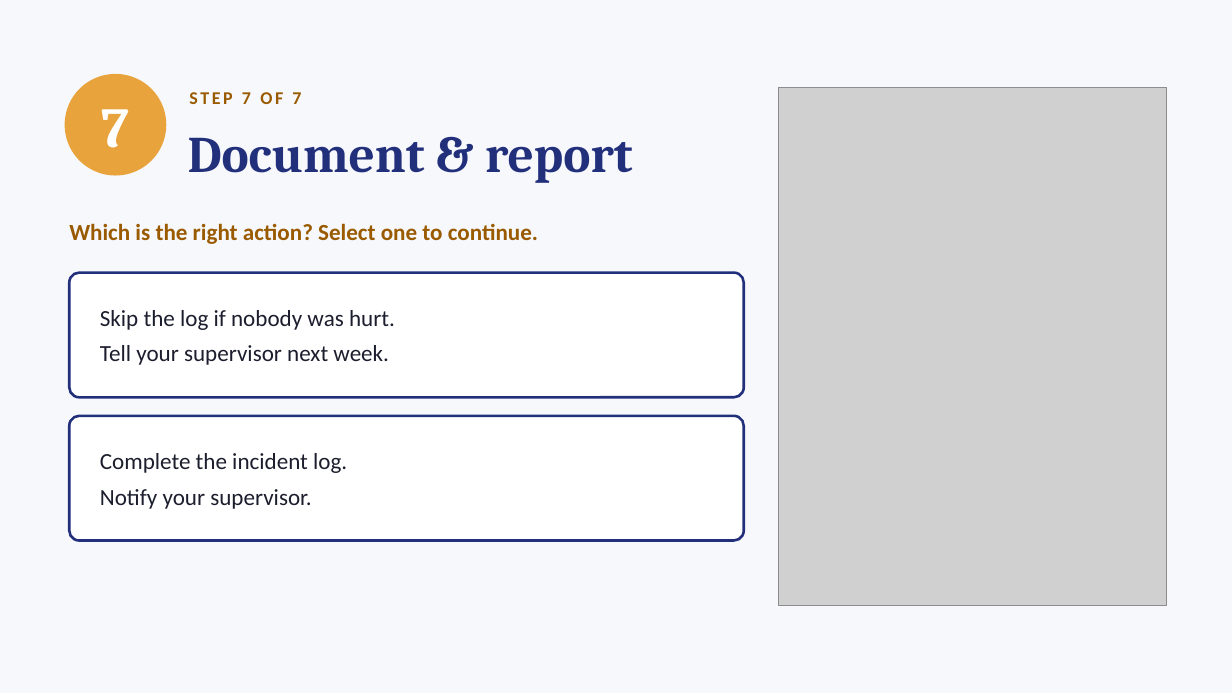
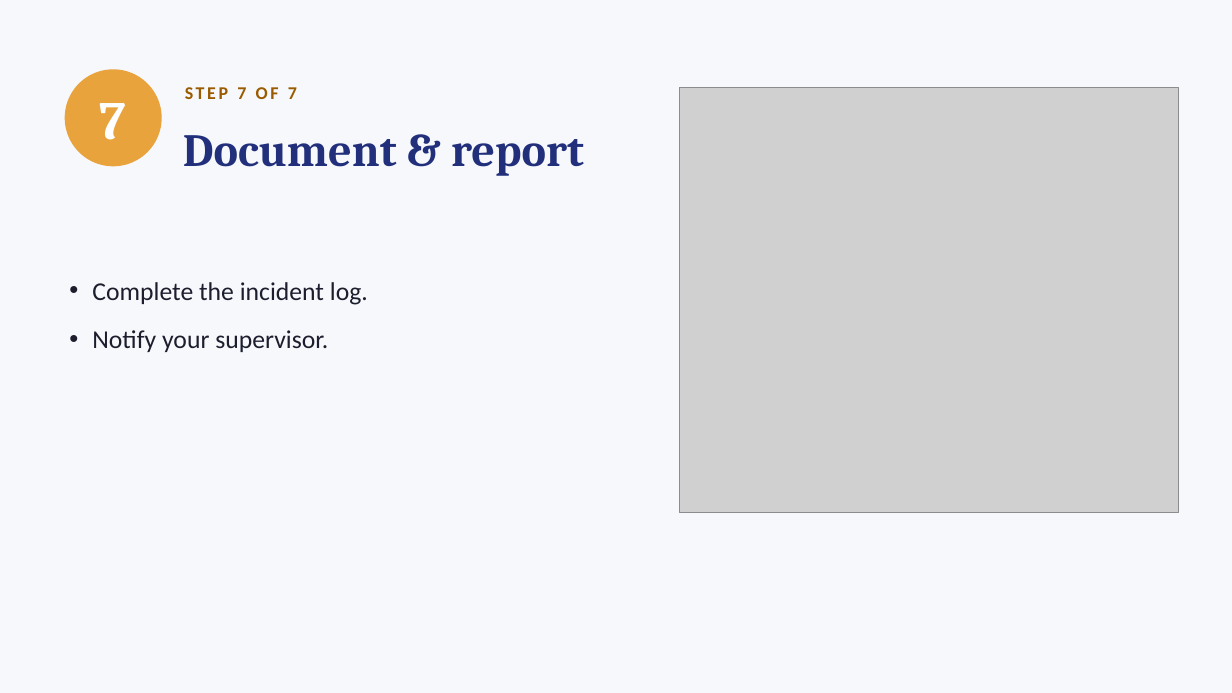
Before and after one commit to ProfeAnaEslavaEdTech/eLearningportfolio, a slide deck: slide 8 of assets/Spill-7-Steps-video.pptx. Drawn at 1232x693 pixels with LibreOffice and Linux fonts; fonts in the diff are those of the drawing; grey boxes stand for pictures. Boxes give left, top, right and bottom in pixels: in the first picture for what was removed or moved away, otherwise in the second. Text is boxed around its words. In the diff, an @@ line names an element or a change of style, - is before the commit and + after.

```diff
--- a/assets/Spill-7-Steps-video.pptx
+++ b/assets/Spill-7-Steps-video.pptx
@@ text "7" at (x1=100, y1=103, x2=127, y2=140): size 44 to 42 pt @@
@@ ellipse resized from (x1=65, y1=74, x2=166, y2=176) to (x1=65, y1=69, x2=162, y2=166) @@
@@ text "STEP 7 OF 7" moved from (x1=189, y1=92, x2=301, y2=104) to (x1=185, y1=87, x2=297, y2=99) @@
@@ picture resized from (x1=779, y1=88, x2=1167, y2=605) to (x1=679, y1=88, x2=1178, y2=513) @@
@@ text "Document & report" at (x1=183, y1=135, x2=584, y2=176): size 40 to 36 pt @@
@@ text "Complete the incident log." moved from (x1=69, y1=416, x2=744, y2=541) to (x1=92, y1=282, x2=368, y2=352) @@
@@ text "Complete the incident log." at (x1=92, y1=282, x2=368, y2=352): size 18 to 20 pt; bullet none to •; more space between paragraphs; fill #FFFFFF to none; outline #22307C 2 pt to none @@
@@ text removed at (x1=69, y1=223, x2=538, y2=244) @@
-Which is the right action? Select one to continue.
@@ rounded rectangle removed at (x1=69, y1=273, x2=744, y2=397) @@
-Skip the log if nobody was hurt.
-Tell your supervisor next week.
```
Also in this commit, not shown: 8 other slides changed.
